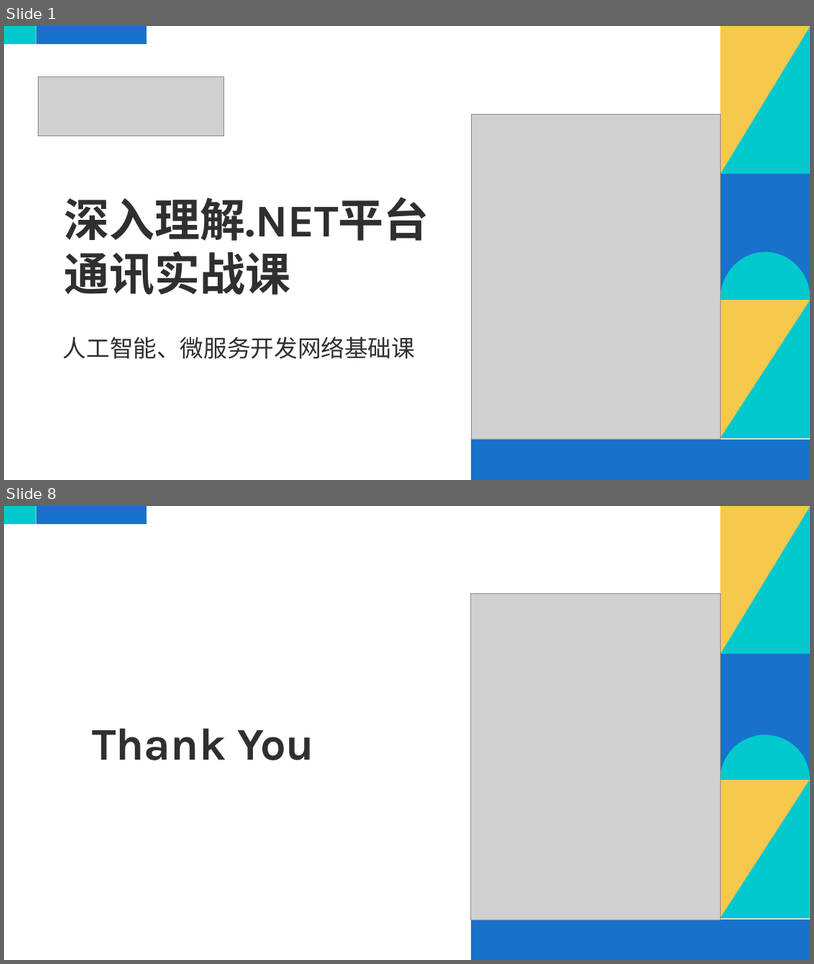
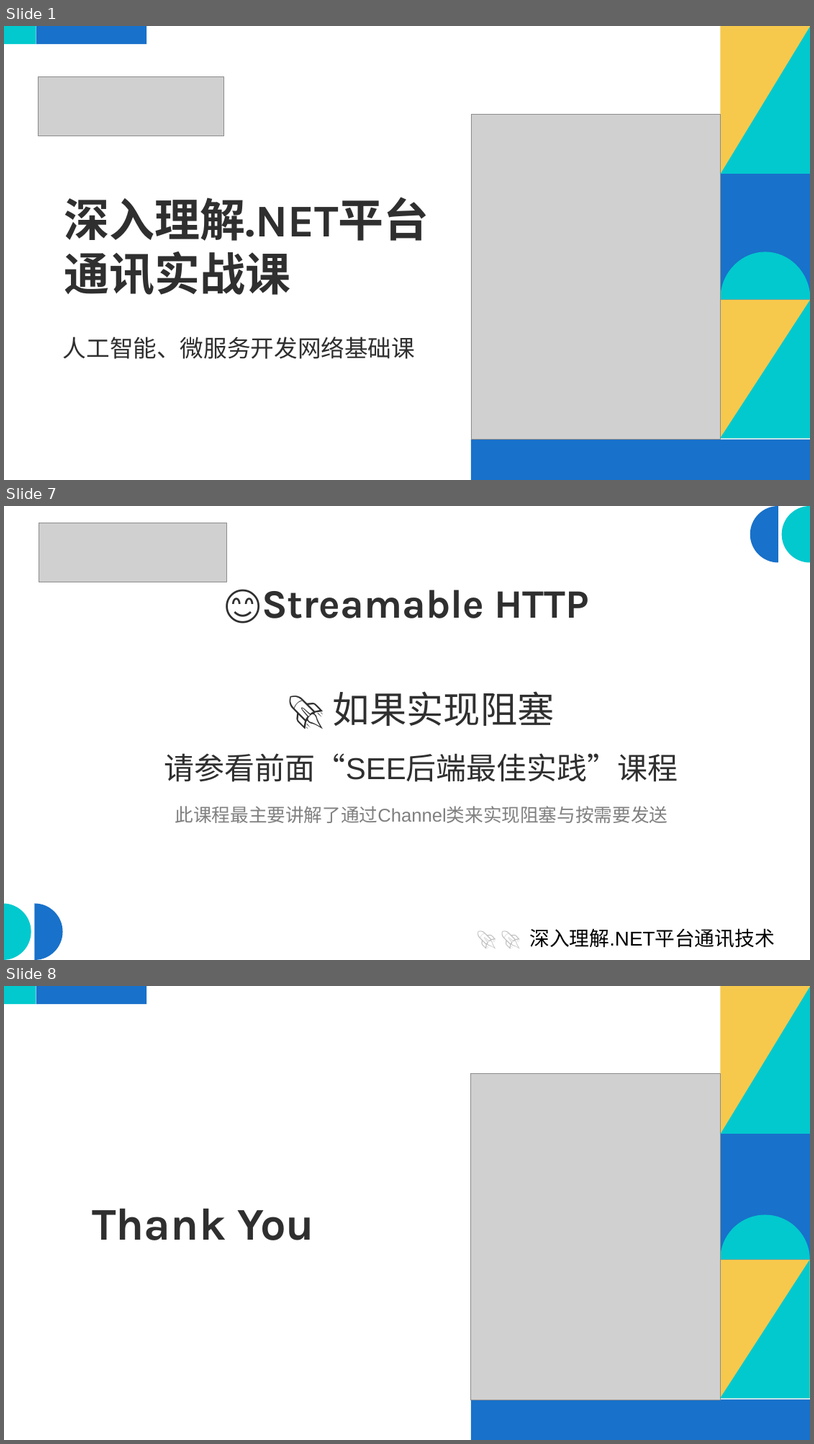
Before and after one commit to scottfly189/dotnet_net_course, a slide deck: src/9.http_streaming/http_streaming.odp. Shown one above the other, each under a label of ours: slides 1 and 8 before the commit, slides 1, 7 and 8 after it; the slides between them are not shown. The pictures are 814x964 and 814x1444 pixels, drawn with LibreOffice and Linux fonts; fonts in the diff are those of the drawing; grey boxes stand for pictures. Boxes give left, top, right and bottom in pixels: in the first picture for what was removed or moved away, otherwise in the second. Text is boxed around its words. In the diff, an @@ line names an element or a change of style, - is before the commit and + after.

```diff
--- a/src/9.http_streaming/http_streaming.odp
+++ b/src/9.http_streaming/http_streaming.odp
@@ slide 7 added at [4,506,810,960], background #FFFFFF @@
@@ picture added at [39,523,226,582] @@
@@ freeform shape added at [750,506,779,562], fill #1871CA @@
@@ freeform shape added at [782,506,810,562], fill #02C9CE @@
@@ title added at [262,590,589,618], 48 pt, text #2F2F2F, bold @@
+😊Streamable HTTP
@@ text added at [165,691,679,823], 22 pt, text #808080 @@
+🚀 如果实现阻塞
+请参看前面“SEE后端最佳实践”课程
+此课程最主要讲解了通过Channel类来实现阻塞与按需要发送
@@ freeform shape added at [4,903,31,959], fill #02C9CE @@
@@ freeform shape added at [34,903,62,959], fill #1871CA @@
@@ subtitle added at [530,928,774,947], 23.8 pt, text #000000 @@
+🚀 🚀 深入理解.NET平台通讯技术
```
Also in this commit, not shown: 4 slides changed, 2 other slides added, 5 slides removed, 1 other file.
